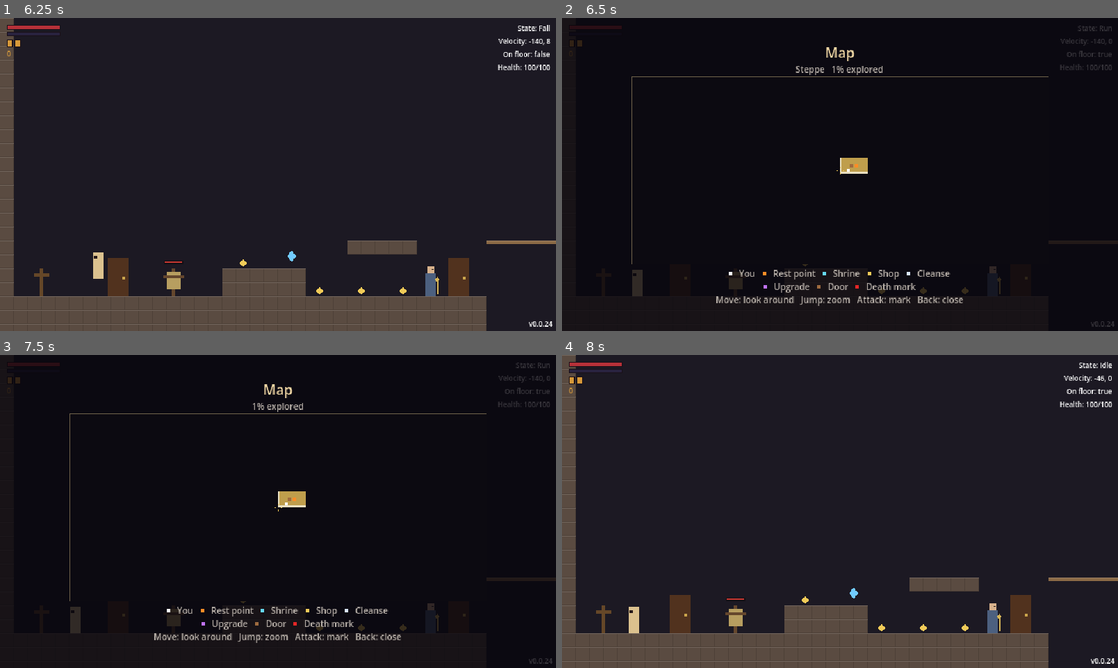
Above: before the commit, frames 1-4 (two rows, left to right).
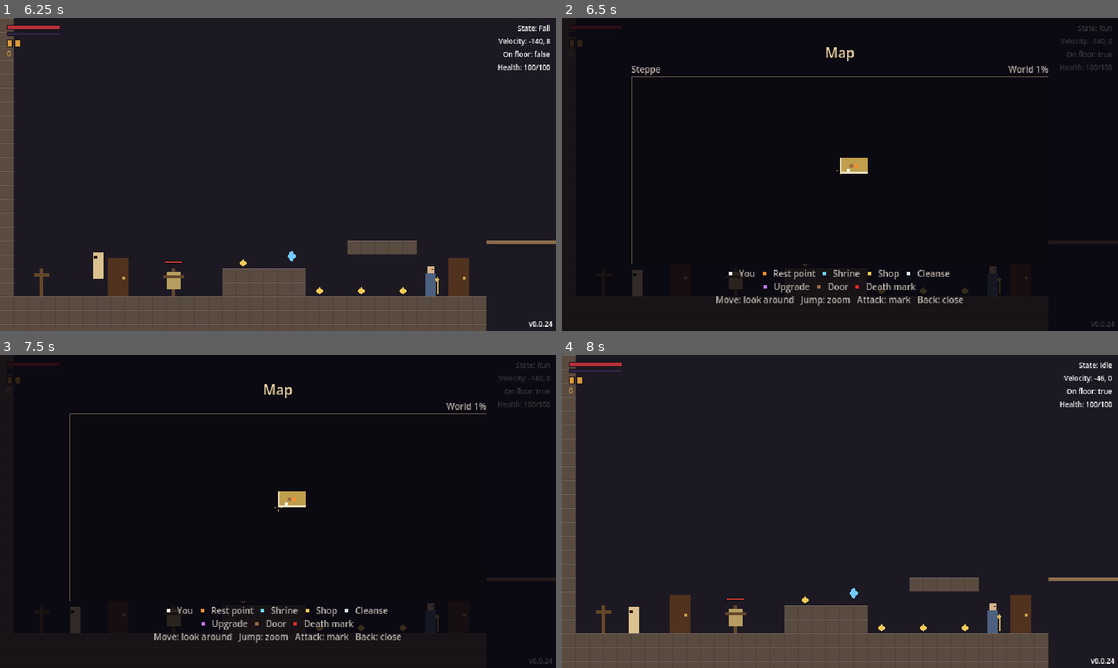
Above: after the commit, the same moments.

Repository: yuriisytnyk1996/The-Last-Sich
Game: Godot game, scene res://ui/menus/main_menu/main_menu.tscn
Two runs of this game, one before a commit and one after it. Both use one fixed random seed, a clock stepped at 60 frames per second and the inputs below.
Inputs (mouse positions are in pixels of both pictures, inside the frame that each line leads up to):
- Up to frame 1 (6.25 s): click "Play" at 0.5 s; click "1" at 1.25 s; tap Enter (ui_accept) at 2, 3.5, 5.75 s; move the mouse to (400, 158) at 2.02 s; hold D (move_right) 2.03-2.75 s; hold J (attack) 2.03-2.75 s; click (400, 158) at 2.17 s; tap Space (jump) at 2.27, 6.02 s; drag from (166, 190) to (116, 277) at 2.77 s; move the mouse to (333, 105) at 3.52 s; hold D (move_right) 3.53-4.25 s; tap Q (duma) at 3.6 s; click "Got it" at 4.25 s; drag from (250, 237) to (455, 277) at 5.02 s; move the mouse to (444, 221) at 5.77 s; hold A (move_left) from 5.78 s (still down); hold E (interact) from 5.78 s (still down)
- Up to frame 2 (6.5 s): keep holding A (move_left); keep holding E (interact); tap M (map) at 6.4 s
- Up to frame 3 (7.5 s): release A (move_left) at 6.5 s; release E (interact) at 6.5 s; drag from (278, 508) to (44, 614) at 6.52 s; tap Enter (ui_accept) at 7.25 s; move the mouse to (305, 511) at 7.27 s; hold S (move_down) from 7.28 s (still down); tap L (ranged) at 7.35 s; click (305, 511) at 7.42 s
- Up to frame 4 (8 s): keep holding S (move_down); tap Escape (pause) at 7.9 s

Frame 1 is identical in both runs. In frame 2, 0.3% of the frame differs, in the area x 12-88%, y 15-19%; in frame 3, 0.2%; in frame 4, nothing differs.

Commit message:
feat(map): show the zone name apart from the world's explored share
The header puts the zone under the cursor on the left and "World 55%" on
the right, so the share no longer reads as the zone's own.

Diff:
--- a/ui/menus/map/map_screen.gd
+++ b/ui/menus/map/map_screen.gd
@@ -1,9 +1,9 @@
 class_name MapScreen
 extends MenuScreen
-## The pause menu's map page: the zone under the cursor and how much of
-## the world is explored (`WorldMap.completion()`), the `MapView` and a
-## legend. Opened from the pause screen or straight from the
-## `map` action (M / Back).
+## The pause menu's map page: a header with the zone under the cursor on
+## the left and how much of the whole world is explored on the right
+## (`WorldMap.completion()`), the `MapView` and a legend. Opened from the
+## pause screen or straight from the `map` action (M / Back).
 ##
 ## In travel mode (opened by kneeling at a rest point, see `KneelScreen`)
 ## the cursor hops between rest points (`MapTravel`). Attack on one asks
@@ -14,6 +14,7 @@
 
 var _map: WorldMap
 var _zone: Label
+var _explored: Label
 var _hint: Label
 var _view := MapView.new()
 var _travel_mode := false
@@ -26,7 +27,7 @@
 
 func _build() -> void:
 	add_title(tr("Travel") if _travel_mode else tr("Map"))
-	_zone = add_text("")
+	add_child(_header())
 	_view.custom_minimum_size = VIEW_SIZE
 	_map.refresh()
 	_view.setup(_map, _travel_mode)
@@ -105,6 +106,20 @@
 	_hint.text = tr("Move: choose   Attack: place   Back: cancel") if picking else _look_hint()
 
 
+## The zone name and the world's explored share, apart, so the share
+## doesn't read as the zone's own.
+func _header() -> HBoxContainer:
+	var row := HBoxContainer.new()
+	row.custom_minimum_size.x = VIEW_SIZE.x
+	row.size_flags_horizontal = Control.SIZE_SHRINK_CENTER
+	_zone = Label.new()
+	_zone.size_flags_horizontal = Control.SIZE_EXPAND_FILL
+	_explored = Label.new()
+	_explored.text = tr("World %d%%") % floori(_map.completion() * 100.0)
+	row.add_child(_zone)
+	row.add_child(_explored)
+	return row
+
+
 func _on_zone_changed(zone: String) -> void:
-	var explored := tr("%d%% explored") % floori(_map.completion() * 100.0)
-	_zone.text = "%s   %s" % [tr(zone), explored] if zone != "" else explored
+	_zone.text = tr(zone) if zone != "" else ""
Not shown, changed: locale/the_last_sich.pot
Not shown, changed: locale/uk.po
Not shown, changed: docs/systems/map.md
